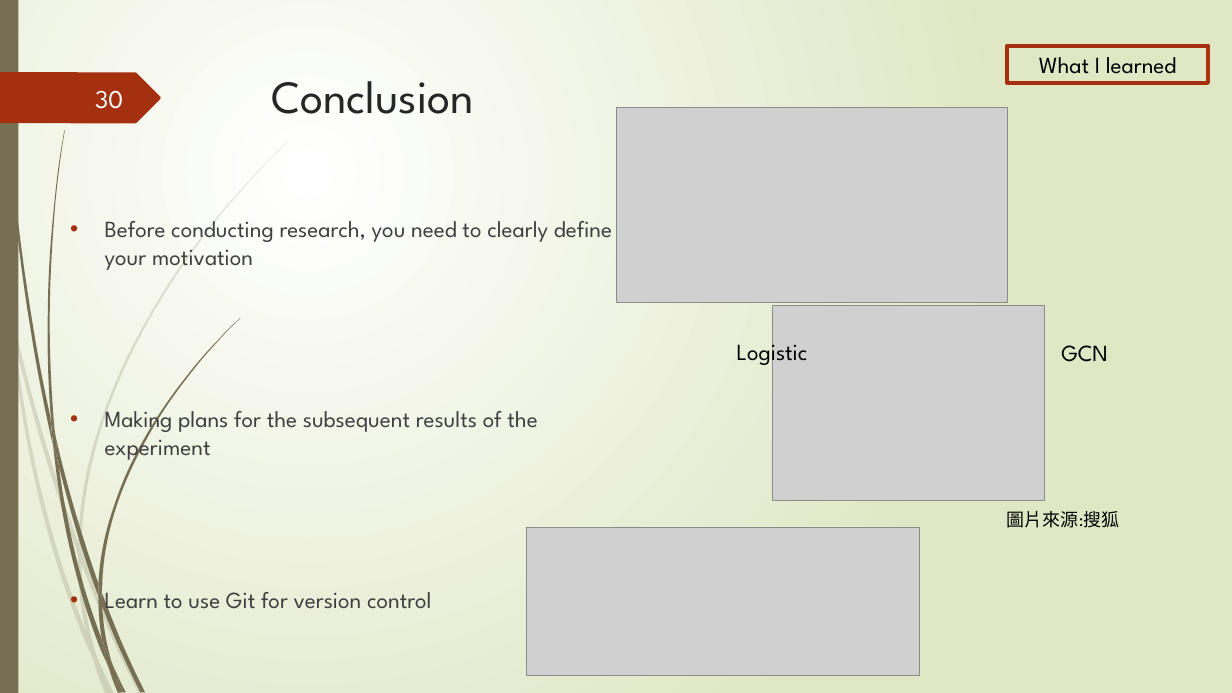
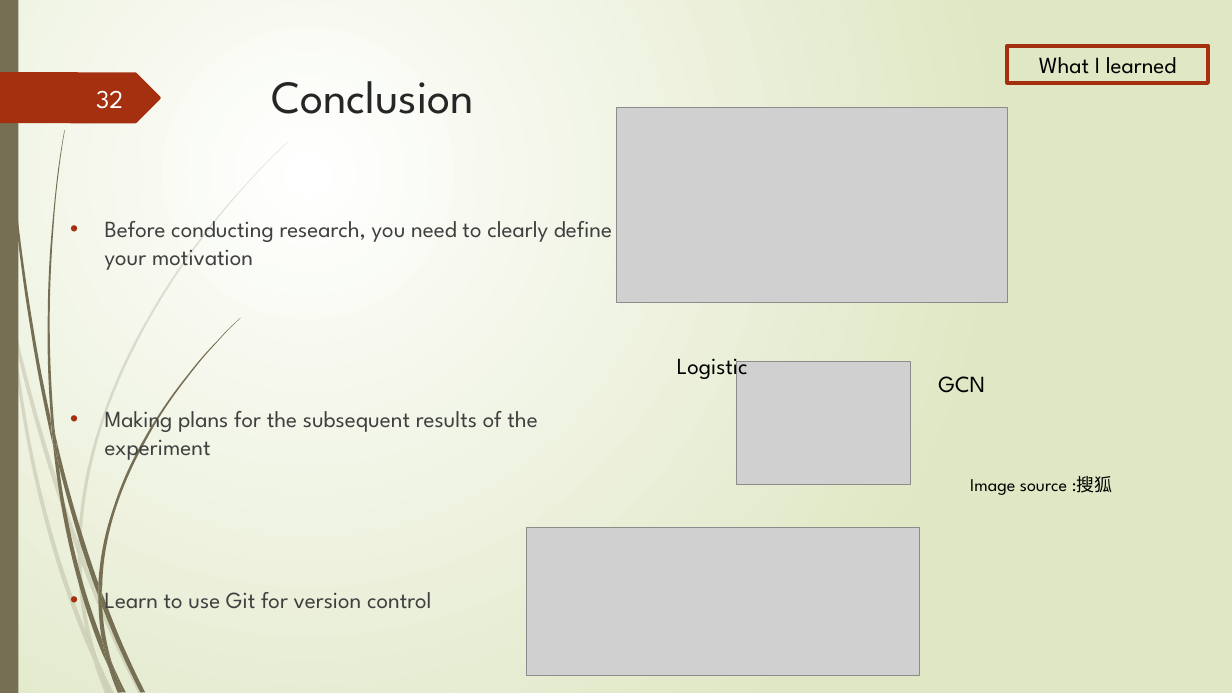
Before and after one commit to Lai-jun-yan/Academia-Sinica-internship-project, a slide deck: slide 32 of 暑期實習進度報告/presentation_final.pptx (slide 30 before the commit). Drawn at 1232x693 pixels with LibreOffice and Linux fonts; fonts in the diff are those of the drawing; grey boxes stand for pictures. Boxes give left, top, right and bottom in pixels: in the first picture for what was removed or moved away, otherwise in the second. Text is boxed around its words. In the diff, an @@ line names an element or a change of style, - is before the commit and + after.

```diff
--- a/暑期實習進度報告/presentation_final.pptx
+++ b/暑期實習進度報告/presentation_final.pptx
@@ page number at (96,90,123,109): text changed @@
-30
+32
@@ text "Logistic" rewrapped from (737,337,808,367) to (677,358,748,381) @@
@@ picture: place and size @@
-picture at (773,306,1045,501)
+picture at (738,361,911,485)
@@ text "GCN": place and size @@
-text "GCN" at (1061,345,1108,362)
+text "GCN" at (938,376,985,393)
@@ text at (970,476,1113,495): text changed @@
-圖片來源:搜狐
+Image source :搜狐
```
Also in this commit, not shown: 8 other slides changed, 2 slides added.
